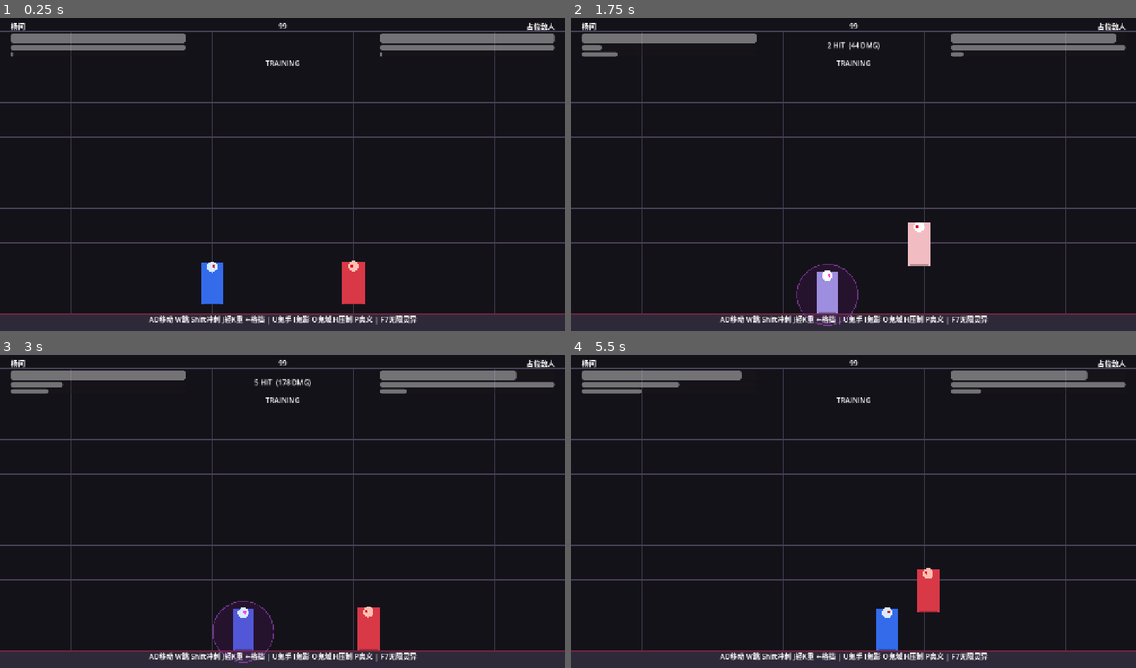
Above: before the commit, frames 1-4 (two rows, left to right).
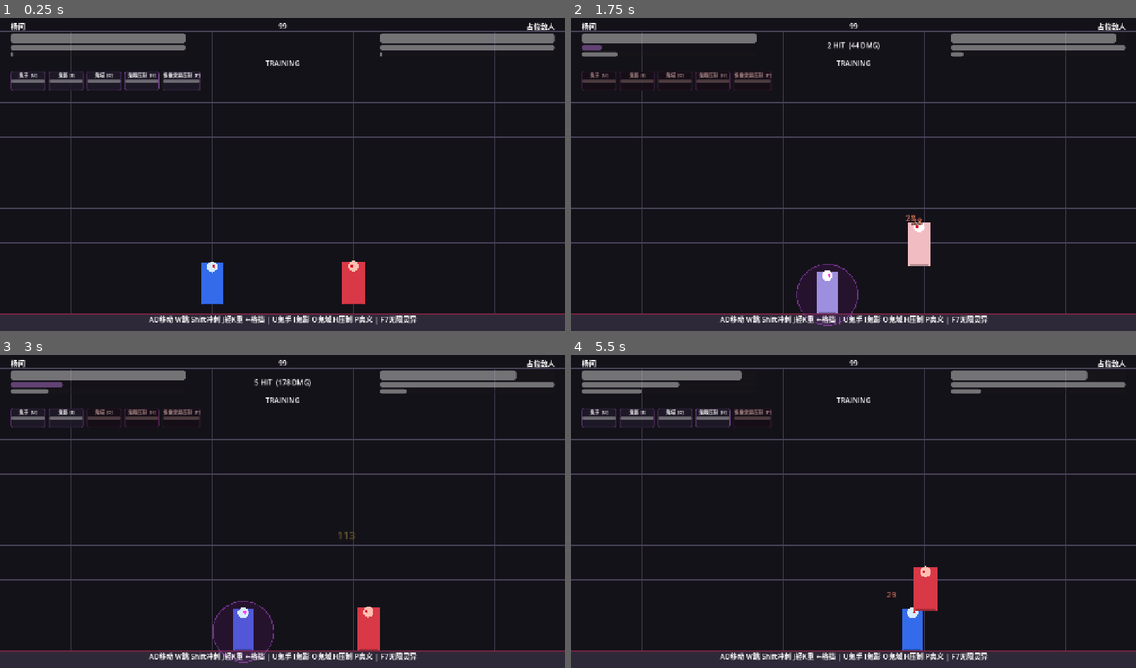
Above: after the commit, the same moments.

Repository: zeqijiang/qian
Game: Godot game, scene res://scenes/battle/battle.tscn
Same seed, same stepped clock (60 frames per second), same inputs: the game is played once before the commit and once after it.
Inputs:
- Up to frame 1 (0.25 s): no input
- Up to frame 2 (1.75 s): hold Page Up (block) 0.53-1.28 s; hold D (move_right) from 0.53 s (still down); tap Space (jump) at 0.77, 1.52 s; tap P (ultimate) at 0.8, 1.35 s; tap Page Up (block) at 1.55 s
- Up to frame 3 (3 s): release D (move_right) at 2.03 s; hold A (move_left) 2.03-2.78 s; tap K (attack_heavy) at 2.1 s; tap P (ultimate) at 2.3 s; hold D (move_right) from 2.78 s (still down); tap J (attack_light) at 2.85 s
- Up to frame 4 (5.5 s): tap Space (jump) at 3.02, 3.77, 4.52 s; tap Page Up (block) at 3.05, 4.55 s; hold Page Up (block) 3.53-4.28 s; tap P (ultimate) at 3.8, 5.1 s; release D (move_right) at 4.28 s; hold A (move_left) 4.28-5.03 s; tap Shift (dash) at 4.35 s; hold D (move_right) from 5.03 s (still down)

The runs differ from the first frame. In frame 1, 0.8% of the frame differs, in the area x 1-36%, y 17-24%; in frame 2, 0.8%; in frame 3, 0.9%; in frame 4, 2.0%, in the area x 1-66%, y 17-95%.

Commit message:
feat: damage popups, AI spirit skills, HUD cooldowns and revival warning

Diff:
--- a/scripts/ai/ai_controller.gd
+++ b/scripts/ai/ai_controller.gd
@@ -17,6 +17,7 @@
 var _want_light: bool = false
 var _want_heavy: bool = false
 var _want_block: bool = false
+var _want_skill: String = ""
 var _rng := RandomNumberGenerator.new()
 
 func setup(char: Character, input_controller: InputController) -> void:
@@ -54,6 +55,7 @@
 	_want_light = false
 	_want_heavy = false
 	_want_block = false
+	_want_skill = ""
 
 	if not character.is_on_floor():
 		if _rng.randf() < 0.15:
@@ -63,6 +65,9 @@
 	var to_target := target.global_position - character.global_position
 	var dist := absf(to_target.x)
 	var facing_sign := signf(to_target.x) if absf(to_target.x) > 1.0 else 0.0
+
+	# Domain / buff first if available and not active
+	_try_ai_skill(dist, facing_sign)
 
 	# Block when opponent is attacking nearby
 	var threat := false
@@ -79,7 +84,7 @@
 		Difficulty.HARD:
 			block_chance = 0.55
 
-	if threat and _rng.randf() < block_chance:
+	if _want_skill == "" and threat and _rng.randf() < block_chance:
 		_want_block = true
 		return
 
@@ -109,7 +114,7 @@
 				attack_chance = 0.45
 			Difficulty.HARD:
 				attack_chance = 0.65
-		if _rng.randf() < attack_chance:
+		if _want_skill == "" and _rng.randf() < attack_chance:
 			if _rng.randf() < 0.7:
 				_want_light = true
 			else:
@@ -117,6 +122,43 @@
 
 	if _rng.randf() < 0.05:
 		_want_jump = true
+
+func _try_ai_skill(dist: float, facing_sign: float) -> void:
+	if character.skills == null or character.skills.skills.is_empty():
+		return
+	if character.energy == null:
+		return
+	var spirit := character.energy.spirit
+	var skill_chance := 0.08
+	match difficulty:
+		Difficulty.EASY:
+			skill_chance = 0.04
+		Difficulty.NORMAL:
+			skill_chance = 0.12
+		Difficulty.HARD:
+			skill_chance = 0.2
+
+	# Prefer domain when spirit is high
+	if character.skills.skills.has("gui_yu") and spirit >= 40.0 and not character.domain_active:
+		if _rng.randf() < skill_chance:
+			_want_skill = "gui_yu"
+			return
+	if character.skills.skills.has("ultimate") and spirit >= 100.0 and dist < 100.0:
+		if _rng.randf() < skill_chance * 1.5:
+			_want_skill = "ultimate"
+			return
+	# Offensive skills in range
+	if dist < 110.0 and spirit >= 20.0 and _rng.randf() < skill_chance:
+		var pool: Array[String] = []
+		for id in ["gui_shou", "gui_yan", "burst", "shove", "gui_ying"]:
+			if character.skills.skills.has(id):
+				var data: SkillData = character.skills.skills[id]
+				if character.skills.is_ready(id) and spirit >= data.spirit_cost:
+					pool.append(id)
+		if pool.size() > 0:
+			_want_skill = pool[_rng.randi_range(0, pool.size() - 1)]
+	if facing_sign == 0.0 and _want_skill != "":
+		pass
 
 func _apply_input() -> void:
 	input.move_left = _desired_axis < -0.1
@@ -128,6 +170,10 @@
 	if _want_dash:
 		input.dash_pressed = true
 		_want_dash = false
+	if _want_skill != "":
+		# Drive skill via manager for correct ids
+		character.skills.cast(_want_skill)
+		_want_skill = ""
 	if _want_light:
 		input.attack_light_pressed = true
 		_want_light = false
--- a/scripts/character/character.gd
+++ b/scripts/character/character.gd
@@ -398,6 +398,7 @@
 	var dmg := info.compute_damage(def_mod, state_modifier)
 	hp = maxf(0.0, hp - dmg)
 	hp_changed.emit(hp, max_hp)
+	_spawn_damage_popup(dmg, info)
 
 	if energy:
 		energy.add_spirit(stats.spirit_gain_on_hurt)
@@ -445,6 +446,18 @@
 	if visual:
 		visual.set_flash(amount)
 
+func _spawn_damage_popup(dmg: float, info: DamageInfo) -> void:
+	var parent := get_parent()
+	if parent == null:
+		return
+	var crit := dmg >= 45.0 or (info and info.launch)
+	var col := Color(1.0, 0.85, 0.35) if crit else Color(1.0, 0.55, 0.45)
+	var at := global_position + Vector2(randf_range(-12, 12), -body_top())
+	DamagePopup.spawn(parent, at, str(int(round(dmg))), col, crit)
+
+func body_top() -> float:
+	return stats.body_height if stats else 96.0
+
 func reset_for_training(spawn: Vector2) -> void:
 	global_position = spawn
 	velocity = Vector2.ZERO
--- /dev/null
+++ b/scripts/skill/placeholder_kit.gd
@@ -0,0 +1,42 @@
+class_name PlaceholderKit
+extends RefCounted
+## Minimal skills so the dummy AI can spend spirit.
+
+static func build_skills() -> Array[SkillData]:
+	var out: Array[SkillData] = []
+
+	var burst := SkillData.new()
+	burst.skill_id = "burst"
+	burst.display_name = "灵异爆发"
+	burst.effect_type = SkillData.EffectType.DAMAGE
+	burst.spirit_cost = 20.0
+	burst.cooldown = 0.8
+	burst.startup = 0.1
+	burst.active = 0.1
+	burst.recovery = 0.2
+	burst.damage = 38.0
+	burst.hitstun = 0.28
+	burst.knockback = 160.0
+	burst.reach = 85.0
+	burst.revival_side_effect = 5.0
+	out.append(burst)
+
+	var shove := SkillData.new()
+	shove.skill_id = "shove"
+	shove.display_name = "厉鬼冲击"
+	shove.effect_type = SkillData.EffectType.DAMAGE
+	shove.spirit_cost = 30.0
+	shove.cooldown = 1.4
+	shove.startup = 0.14
+	shove.active = 0.1
+	shove.recovery = 0.24
+	shove.damage = 55.0
+	shove.hitstun = 0.35
+	shove.knockback = 240.0
+	shove.reach = 95.0
+	shove.launch = true
+	shove.launch_velocity = -420.0
+	shove.revival_side_effect = 8.0
+	out.append(shove)
+
+	return out
--- a/scripts/skill/skill_manager.gd
+++ b/scripts/skill/skill_manager.gd
@@ -17,6 +17,9 @@
 func load_kit_for_character(character_name: String) -> void:
 	if character_name == "yangjian":
 		for s in YangJianKit.build_skills():
+			register_skill(s)
+	elif character_name == "placeholder_enemy":
+		for s in PlaceholderKit.build_skills():
 			register_skill(s)
 
 func _process(delta: float) -> void:
--- a/scripts/ui/battle_hud.gd
+++ b/scripts/ui/battle_hud.gd
@@ -22,6 +22,8 @@
 var _battle_time: float = 99.0
 var _time_left: float = 99.0
 var _running: bool = false
+var _skill_rows: Array[Dictionary] = []
+var _revival_warn_t: float = 0.0
 
 func bind(player: Character, enemy: Character) -> void:
 	_player = player
@@ -40,6 +42,7 @@
 			p1_revival.value = _player.energy.revival
 		if _player.combat and _player.combat.combo:
 			_player.combat.combo.combo_updated.connect(_on_p1_combo)
+		_build_skill_bar(_player)
 	if _enemy:
 		p2_name.text = _enemy.stats.display_name
 		_enemy.hp_changed.connect(func(c, m): p2_hp.max_value = m; p2_hp.value = c)
@@ -52,6 +55,53 @@
 			p2_spirit.value = _enemy.energy.spirit
 			p2_revival.max_value = _enemy.energy.max_revival
 			p2_revival.value = _enemy.energy.revival
+
+func _build_skill_bar(player: Character) -> void:
+	if player.skills == null:
+		return
+	var root := $Root
+	var box := HBoxContainer.new()
+	box.name = "SkillBar"
+	box.position = Vector2(24, 130)
+	box.add_theme_constant_override("separation", 8)
+	root.add_child(box)
+	var order := [
+		["gui_shou", "U"],
+		["gui_ying", "I"],
+		["gui_yu", "O"],
+		["gui_yan", "H"],
+		["ultimate", "P"],
+	]
+	for pair in order:
+		var id: String = pair[0]
+		var key: String = pair[1]
+		if not player.skills.skills.has(id):
+			continue
+		var data: SkillData = player.skills.skills[id]
+		var panel := PanelContainer.new()
+		panel.custom_minimum_size = Vector2(78, 44)
+		var style := StyleBoxFlat.new()
+		style.bg_color = Color(0.12, 0.1, 0.16, 0.85)
+		style.border_color = Color(0.45, 0.25, 0.55)
+		style.set_border_width_all(1)
+		style.set_corner_radius_all(4)
+		panel.add_theme_stylebox_override("panel", style)
+		var v := VBoxContainer.new()
+		v.add_theme_constant_override("separation", 2)
+		var name_l := Label.new()
+		name_l.text = "%s [%s]" % [data.display_name, key]
+		name_l.add_theme_font_size_override("font_size", 11)
+		name_l.horizontal_alignment = HORIZONTAL_ALIGNMENT_CENTER
+		var cd := ProgressBar.new()
+		cd.custom_minimum_size = Vector2(70, 6)
+		cd.max_value = 1.0
+		cd.value = 0.0
+		cd.show_percentage = false
+		v.add_child(name_l)
+		v.add_child(cd)
+		panel.add_child(v)
+		box.add_child(panel)
+		_skill_rows.append({"id": id, "bar": cd, "panel": panel, "data": data})
 
 func start_timer(seconds: float) -> void:
 	_battle_time = seconds
@@ -82,7 +132,45 @@
 	if _running:
 		_time_left = maxf(0.0, _time_left - delta)
 		timer_label.text = str(int(ceil(_time_left)))
+	_update_skill_bars()
+	_update_revival_danger(delta)
 	_update_debug()
+
+func _update_skill_bars() -> void:
+	if _player == null or _player.skills == null:
+		return
+	for row in _skill_rows:
+		var id: String = row["id"]
+		var bar: ProgressBar = row["bar"]
+		var panel: PanelContainer = row["panel"]
+		var data: SkillData = row["data"]
+		var ratio := _player.skills.get_cooldown_ratio(id)
+		bar.value = 1.0 - ratio
+		var affordable := true
+		if _player.energy and not Debug.infinite_energy:
+			affordable = _player.energy.spirit >= data.spirit_cost
+		if ratio > 0.0:
+			panel.modulate = Color(0.55, 0.55, 0.6)
+		elif not affordable:
+			panel.modulate = Color(0.7, 0.55, 0.55)
+		else:
+			panel.modulate = Color(1, 1, 1)
+
+func _update_revival_danger(delta: float) -> void:
+	_revival_warn_t += delta
+	var pulse := (sin(_revival_warn_t * 8.0) * 0.5 + 0.5)
+	if _player and _player.energy and _player.energy.revival_active:
+		p1_revival.modulate = Color(1.0, 0.35 + pulse * 0.4, 0.35)
+	else:
+		p1_revival.modulate = Color(1, 1, 1)
+	if _enemy and _enemy.energy and _enemy.energy.revival_active:
+		p2_revival.modulate = Color(1.0, 0.35 + pulse * 0.4, 0.35)
+	else:
+		p2_revival.modulate = Color(1, 1, 1)
+	if _player and _player.domain_active:
+		p1_spirit.modulate = Color(0.85, 0.55, 1.0)
+	else:
+		p1_spirit.modulate = Color(1, 1, 1)
 
 func _update_debug() -> void:
 	if not Debug.show_state and not Debug.show_fps:
--- /dev/null
+++ b/scripts/ui/damage_popup.gd
@@ -0,0 +1,42 @@
+class_name DamagePopup
+extends Node2D
+## Floating damage number. Auto-frees.
+
+var _label: Label
+var _vel: Vector2
+var _life: float = 0.0
+var _max_life: float = 0.7
+
+static func spawn(parent: Node, at: Vector2, text: String, color: Color = Color.WHITE, is_crit: bool = false) -> void:
+	if parent == null:
+		return
+	var p := DamagePopup.new()
+	p.global_position = at
+	parent.add_child(p)
+	p._setup(text, color, is_crit)
+
+func _setup(text: String, color: Color, is_crit: bool) -> void:
+	_label = Label.new()
+	_label.text = text
+	_label.modulate = color
+	_label.z_index = 50
+	_label.add_theme_font_size_override("font_size", 28 if is_crit else 22)
+	_label.add_theme_color_override("font_outline_color", Color(0, 0, 0, 0.85))
+	_label.add_theme_constant_override("outline_size", 4)
+	_label.position = Vector2(-20, -20)
+	add_child(_label)
+	_vel = Vector2(randf_range(-30, 30), -140 if is_crit else -110)
+	if is_crit:
+		_max_life = 0.95
+	scale = Vector2.ONE * (1.15 if is_crit else 1.0)
+
+func _process(delta: float) -> void:
+	_life += delta
+	position += _vel * delta
+	_vel.y += 220.0 * delta
+	if _label:
+		var t := clampf(_life / _max_life, 0.0, 1.0)
+		_label.modulate.a = 1.0 - t * t
+		scale = scale.lerp(Vector2.ONE * 0.85, delta * 4.0)
+	if _life >= _max_life:
+		queue_free()
Not shown, added: scripts/skill/placeholder_kit.gd.uid
Not shown, added: scripts/ui/damage_popup.gd.uid
